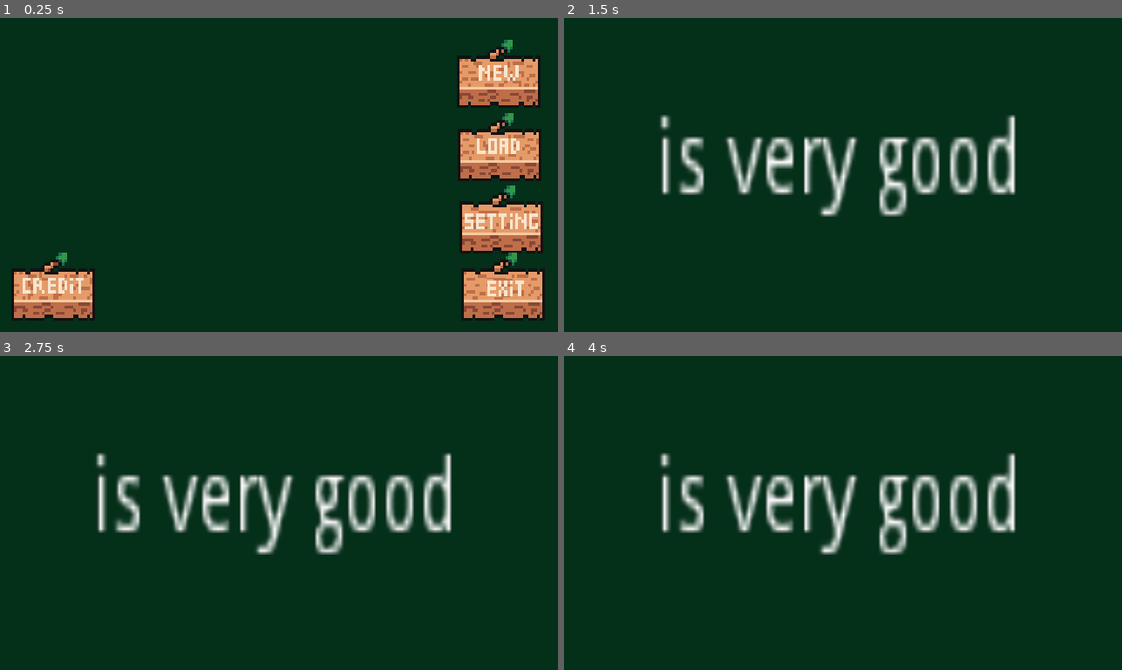
Above: before the commit, frames 1-4 (two rows, left to right).
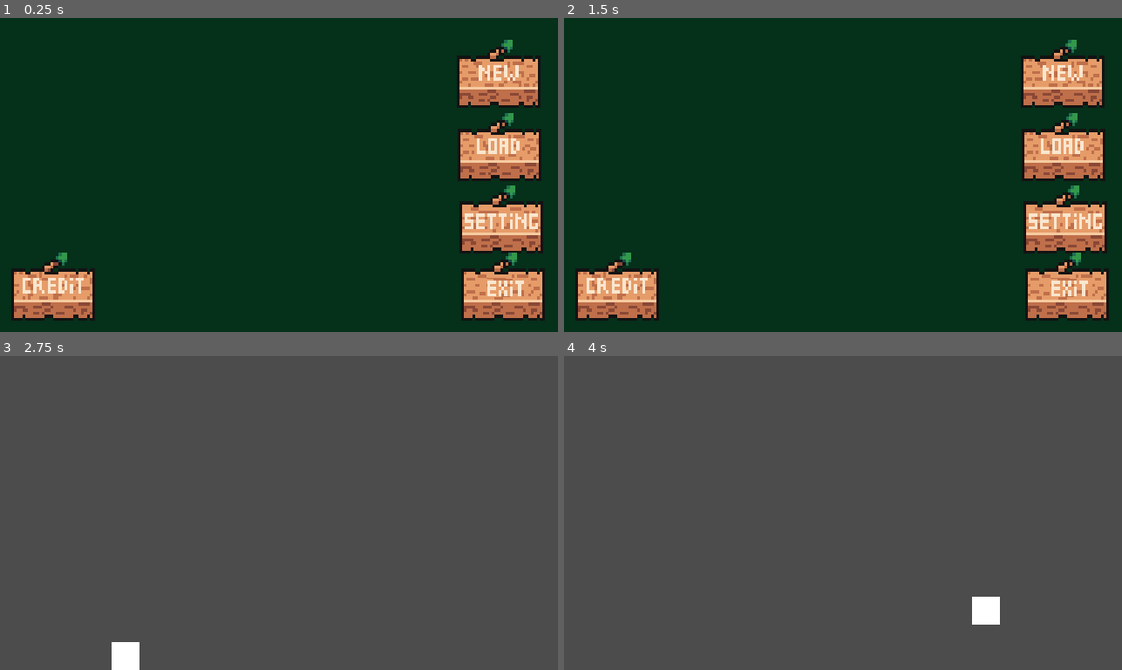
Above: after the commit, the same moments.

Repository: moha2008dev/throw-me-away
Game: Godot game, scene res://scenes/main_menu.tscn
Two runs of this game, one before a commit and one after it. Both use one fixed random seed, a clock stepped at 60 frames per second and the inputs below.
Inputs (mouse positions are in pixels of both pictures, inside the frame that each line leads up to):
- Up to frame 1 (0.25 s): no input
- Up to frame 2 (1.5 s): click (619, 294) at 0.5 s; click (608, 306) at 1.27 s
- Up to frame 3 (2.75 s): click (496, 418) at 2.02 s
- Up to frame 4 (4 s): tap Enter at 2.75 s; move the mouse to (965, 497) at 2.77 s; hold D (right) from 2.78 s (still down); tap W (up) at 2.85, 3.02, 3.32, 3.77, 3.8 s; move the mouse to (731, 528) at 3.52 s; right-click (731, 528) at 3.6 s

The runs differ from the first frame. In frame 2, 20% of the frame differs, in the area x 2-98%, y 6-97%; in frame 3, 99%, in the area x 0-100%, y 0-100%; in frame 4, 99%.

Commit message:
adding credit wendow

Diff:
--- a/project.godot
+++ b/project.godot
@@ -69,4 +69,5 @@
 
 [rendering]
 
+quality/driver/driver_name="GLES2"
 environment/default_environment="res://default_env.tres"
--- /dev/null
+++ b/scenes/credit.tscn
@@ -0,0 +1,147 @@
+[gd_scene load_steps=8 format=2]
+
+[ext_resource path="res://fonts/Wasted-Vindey.ttf" type="DynamicFontData" id=1]
+[ext_resource path="res://scripts/credit.gd" type="Script" id=2]
+[ext_resource path="res://2d_art/exit.png" type="Texture" id=3]
+
+[sub_resource type="StyleBoxFlat" id=1]
+bg_color = Color( 0.0196078, 0.188235, 0.101961, 1 )
+
+[sub_resource type="DynamicFont" id=2]
+size = 25
+outline_size = 2
+outline_color = Color( 0, 0, 0, 1 )
+font_data = ExtResource( 1 )
+
+[sub_resource type="Animation" id=3]
+length = 0.001
+tracks/0/type = "value"
+tracks/0/path = NodePath("Label:rect_position")
+tracks/0/interp = 1
+tracks/0/loop_wrap = true
+tracks/0/imported = false
+tracks/0/enabled = true
+tracks/0/keys = {
+"times": PoolRealArray( 0 ),
+"transitions": PoolRealArray( 1 ),
+"update": 0,
+"values": [ Vector2( 114, 328 ) ]
+}
+
+[sub_resource type="Animation" id=4]
+resource_name = "up"
+length = 25.0
+tracks/0/type = "value"
+tracks/0/path = NodePath("Label:rect_position")
+tracks/0/interp = 1
+tracks/0/loop_wrap = true
+tracks/0/imported = false
+tracks/0/enabled = true
+tracks/0/keys = {
+"times": PoolRealArray( 0.1, 25 ),
+"transitions": PoolRealArray( 1, 1 ),
+"update": 0,
+"values": [ Vector2( 90, 328 ), Vector2( 90, -1840 ) ]
+}
+
+[node name="credit" type="Control"]
+anchor_right = 1.0
+anchor_bottom = 1.0
+script = ExtResource( 2 )
+
+[node name="Panel" type="Panel" parent="."]
+anchor_right = 0.901
+anchor_bottom = 0.886
+margin_right = 62.36
+margin_bottom = 43.04
+custom_styles/panel = SubResource( 1 )
+
+[node name="Label" type="Label" parent="."]
+margin_left = 114.0
+margin_top = 328.0
+margin_right = 611.0
+margin_bottom = 2155.0
+rect_scale = Vector2( 1, 1.01345 )
+custom_colors/font_color = Color( 1, 1, 1, 1 )
+custom_fonts/font = SubResource( 2 )
+text = "Game developed by Space Game Studio
+
+
+
+
+
+
+
+
+
+
+
+founder:
+
+Moha_dev
+
+Producer:
+moha_dev
+
+Game Designer & director:
+Iyed Abbes
+
+Assistant Game Design :
+monday
+
+level designer:
+monday
+
+Narrator:
+monday
+
+Lead Programmer:
+monday
+
+Programmers:
+
+Gameplay Programmer:
+rashad
+
+UI Programmer:
+moha_dev
+
+Ai Programmer:
+turbo code
+
+Art Team:
+negan.15
+wadoud
+
+Animator:
+karar
+
+Data Manager:
+moha_dev
+
+Sound Designer:
+wadoud
+
+Game Tester:
+py_adpro
+"
+align = 1
+autowrap = true
+
+[node name="Exit" type="Sprite" parent="."]
+position = Vector2( 50, 328 )
+scale = Vector2( 0.15, 0.15 )
+texture = ExtResource( 3 )
+
+[node name="TextureButton" type="TextureButton" parent="."]
+margin_left = 13.0
+margin_top = 310.0
+margin_right = 86.0
+margin_bottom = 350.0
+
+[node name="AnimationPlayer" type="AnimationPlayer" parent="."]
+anims/RESET = SubResource( 3 )
+anims/up = SubResource( 4 )
+
+[connection signal="pressed" from="TextureButton" to="." method="_on_TextureButton_pressed"]
+[connection signal="animation_finished" from="AnimationPlayer" to="." method="_on_AnimationPlayer_animation_finished"]
--- /dev/null
+++ b/scripts/credit.gd
@@ -0,0 +1,15 @@
+extends Control
+
+var previos_scene = "res://scenes/main_menu.tscn"
+
+func _ready():
+	$AnimationPlayer.play("up")
+
+
+func _on_TextureButton_pressed():
+	get_tree().change_scene(previos_scene)
+
+
+func _on_AnimationPlayer_animation_finished(anim_name):
+	if anim_name == "up":
+		get_tree().change_scene("res://scenes/main_menu.tscn")
--- a/scripts/main_menu.gd
+++ b/scripts/main_menu.gd
@@ -19,4 +19,4 @@
 
 
 func _on_credit_pressed():
-	get_tree().change_scene("res://scenes/test_scene.tscn")
+	get_tree().change_scene("res://scenes/credit.tscn")
Binary file added: fonts/Wasted-Vindey.ttf
